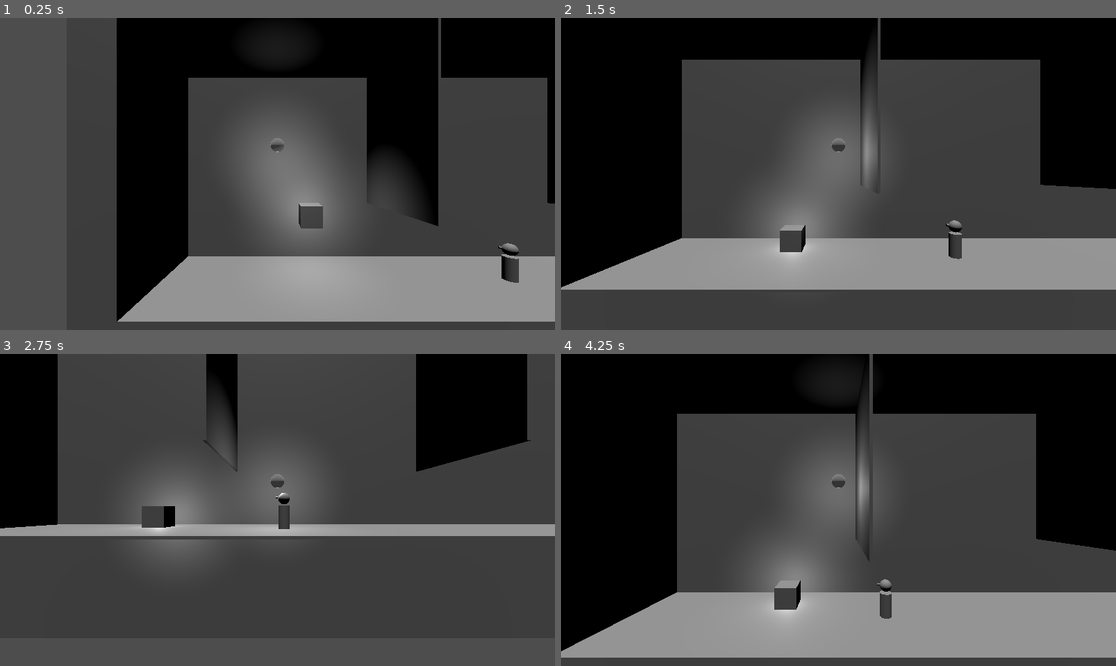
Above: before the commit, frames 1-4 (two rows, left to right).
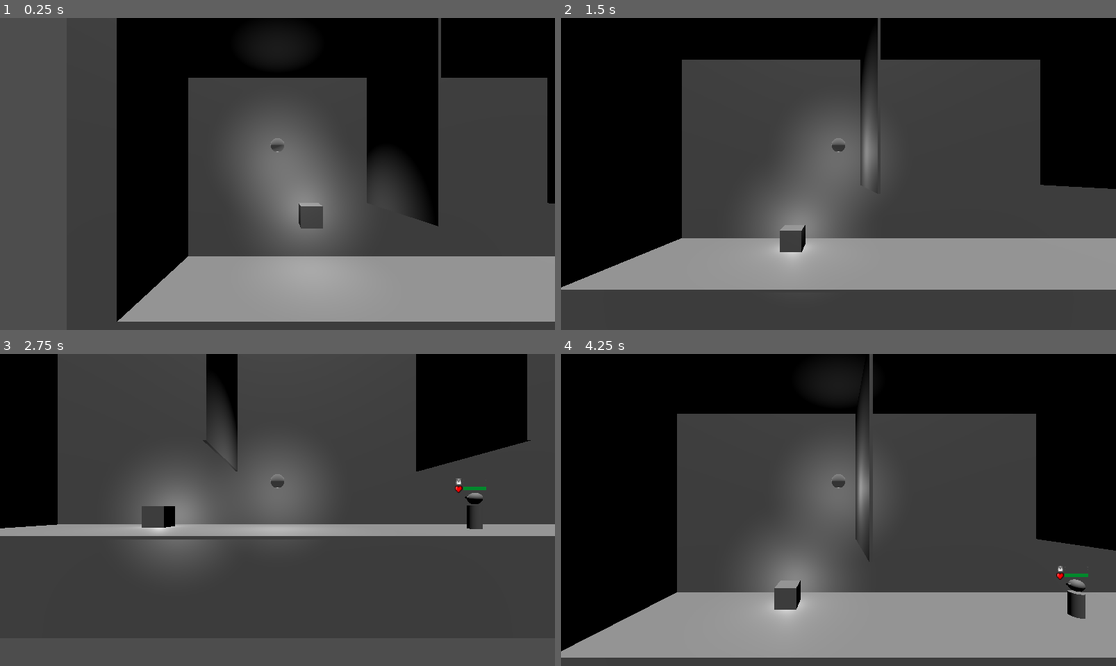
Above: after the commit, the same moments.

Repository: abruce1711/ghost_game_prototype_godot
Game: Godot game, scene res://main.tscn
Two runs of this game, one before a commit and one after it. Both use one fixed random seed, a clock stepped at 60 frames per second and the inputs below.
Inputs (mouse positions are in pixels of both pictures, inside the frame that each line leads up to):
- Up to frame 1 (0.25 s): no input
- Up to frame 2 (1.5 s): move the mouse to (960, 158) at 0.52 s; press the mouse at (960, 158) at 0.53 s; hold D (right) 0.53-1.28 s; move the mouse to (727, 189) at 1.27 s; release the mouse at (727, 189) at 1.28 s; hold S (down) from 1.28 s (still down); click (727, 189) at 1.35 s
- Up to frame 3 (2.75 s): move the mouse to (333, 441) at 2.02 s; release S (down) at 2.03 s; press the mouse at (333, 441) at 2.03 s; hold D (right) from 2.03 s (still down)
- Up to frame 4 (4.25 s): move the mouse to (810, 572) at 2.77 s; release D (right) at 2.78 s; release the mouse at (810, 572) at 2.78 s; hold W (up) 2.78-3.53 s; click (810, 572) at 2.85 s; move the mouse to (1005, 556) at 3.52 s; press the mouse at (1005, 556) at 3.53 s; hold A (left) from 3.53 s (still down)

The runs differ from the first frame. In frame 1, 0.3% of the frame differs, in the area x 89-94%, y 72-85%; in frame 2, 0.2%; in frame 3, 0.5%; in frame 4, 0.7%, in the area x 56-95%, y 67-85%.

Commit message:
Improved scared state and added health and fear bars

Diff:
--- a/main.tscn
+++ b/main.tscn
@@ -9,6 +9,12 @@
 [ext_resource type="PackedScene" uid="uid://6f48npuiahhj" path="res://scenes/backWall.tscn" id="7_cprya"]
 [ext_resource type="PackedScene" uid="uid://c2q2qsfgcepdm" path="res://scenes/human.tscn" id="11_7376c"]
 [ext_resource type="PackedScene" uid="uid://3xmdc7bmvvb7" path="res://scenes/box.tscn" id="11_h105f"]
+
+[sub_resource type="ViewportTexture" id="ViewportTexture_ftpct"]
+viewport_path = NodePath("SubViewport")
+
+[sub_resource type="ViewportTexture" id="ViewportTexture_shj73"]
+viewport_path = NodePath("SubViewport")
 
 [node name="main" type="Node3D"]
 
@@ -121,10 +127,16 @@
 transform = Transform3D(1, 0, 0, 0, 1, 0, 0, 0, 1, 0, -4.14501, 0)
 
 [node name="Human" parent="." instance=ExtResource("11_7376c")]
-transform = Transform3D(1, 0, 0, 0, 1, 0, 0, 0, 1, 10.2638, -7.08935, 0)
+transform = Transform3D(-4.37114e-08, 0, 1, 0, 1, 0, -1, 0, -4.37114e-08, 18.4978, -7.08935, 0)
 
 [node name="Scared" parent="Human/StateMachine" index="1" node_paths=PackedStringArray("exitDoor")]
 exitDoor = NodePath("../../../Door")
+
+[node name="HealthBar" parent="Human" index="9"]
+texture = SubResource("ViewportTexture_ftpct")
+
+[node name="FearBar" parent="Human" index="10"]
+texture = SubResource("ViewportTexture_shj73")
 
 [node name="Door" parent="." instance=ExtResource("6_n03jy")]
 transform = Transform3D(1, 0, 0, 0, 1, 0, 0, 0, 1, 31.2912, -8.99283, -2.53465)
--- a/project.godot
+++ b/project.godot
@@ -55,6 +55,7 @@
 3d_physics/layer_4="objects"
 3d_physics/layer_5="humans"
 3d_physics/layer_6="exit_doors"
+3d_physics/layer_7="ghost_hitbox"
 
 [physics]
 
--- /dev/null
+++ b/scenes/flat_fear_style_box.tres
@@ -0,0 +1,4 @@
+[gd_resource type="StyleBoxFlat" format=3 uid="uid://bq34wo7s0f42x"]
+
+[resource]
+bg_color = Color(0.0588235, 0.376471, 0.74902, 1)
--- /dev/null
+++ b/scenes/flat_health_style_box.tres
@@ -0,0 +1,4 @@
+[gd_resource type="StyleBoxFlat" format=3 uid="uid://bf6aidr76cgva"]
+
+[resource]
+bg_color = Color(0, 0.533333, 0.176471, 1)
--- a/scenes/ghost.tscn
+++ b/scenes/ghost.tscn
@@ -4,30 +4,31 @@
 [ext_resource type="Script" path="res://script/Ghost.gd" id="1_qxfol"]
 [ext_resource type="Script" path="res://script/HitboxComponent.gd" id="3_31fjl"]
 
+[sub_resource type="SphereShape3D" id="SphereShape3D_c2dvp"]
+radius = 0.4
+
 [sub_resource type="SphereMesh" id="SphereMesh_jqjw6"]
 material = ExtResource("1_fedre")
 radius = 0.3
 height = 0.6
 
-[sub_resource type="SphereShape3D" id="SphereShape3D_c2dvp"]
-radius = 0.4
-
 [node name="Ghost" type="CharacterBody3D" node_paths=PackedStringArray("light", "hitBox")]
-collision_mask = 0
+collision_mask = 4
 axis_lock_linear_z = true
 script = ExtResource("1_qxfol")
 material = ExtResource("1_fedre")
 light = NodePath("OmniLight3D")
 hitBox = NodePath("Hitbox")
 
+[node name="CollisionShape3D" type="CollisionShape3D" parent="."]
+shape = SubResource("SphereShape3D_c2dvp")
+
 [node name="MeshInstance3D" type="MeshInstance3D" parent="."]
 mesh = SubResource("SphereMesh_jqjw6")
 
-[node name="CollisionShape3D" type="CollisionShape3D" parent="."]
-shape = SubResource("SphereShape3D_c2dvp")
-
 [node name="Hitbox" type="Area3D" parent="."]
-collision_mask = 16
+collision_layer = 64
+collision_mask = 20
 script = ExtResource("3_31fjl")
 
 [node name="CollisionShape3D" type="CollisionShape3D" parent="Hitbox"]
--- a/scenes/human.tscn
+++ b/scenes/human.tscn
@@ -6,6 +6,11 @@
 [ext_resource type="Script" path="res://script/StateMachine.gd" id="4_2k0ik"]
 [ext_resource type="Script" path="res://script/HumanIdleState.gd" id="5_du427"]
 [ext_resource type="Script" path="res://script/HumanScaredState.gd" id="6_5qfx3"]
+[ext_resource type="PackedScene" uid="uid://cs0odfmfb1okd" path="res://scenes/progress_bar_3d.tscn" id="7_mjg5w"]
+[ext_resource type="Texture2D" uid="uid://cgkeymjlh78e2" path="res://images/heart pixel art 32x32.png" id="8_15vcx"]
+[ext_resource type="StyleBox" uid="uid://bq34wo7s0f42x" path="res://scenes/flat_fear_style_box.tres" id="8_dg1w8"]
+[ext_resource type="StyleBox" uid="uid://bf6aidr76cgva" path="res://scenes/flat_health_style_box.tres" id="8_uoemp"]
+[ext_resource type="Texture2D" uid="uid://cpebkvnsc5fwt" path="res://images/ghostIcon.png" id="11_vvdhn"]
 
 [sub_resource type="CapsuleShape3D" id="CapsuleShape3D_ffojb"]
 radius = 0.4
@@ -36,6 +41,12 @@
 height = 0.1
 radius = 0.05
 
+[sub_resource type="ViewportTexture" id="ViewportTexture_ftpct"]
+viewport_path = NodePath("SubViewport")
+
+[sub_resource type="ViewportTexture" id="ViewportTexture_shj73"]
+viewport_path = NodePath("SubViewport")
+
 [node name="Human" type="CharacterBody3D"]
 collision_layer = 8
 collision_mask = 14
@@ -43,8 +54,9 @@
 slide_on_ceiling = false
 script = ExtResource("1_kv0x8")
 
-[node name="HealthComponent" type="Node3D" parent="."]
+[node name="HealthComponent" type="Node3D" parent="." node_paths=PackedStringArray("healthBar")]
 script = ExtResource("1_7afgr")
+healthBar = NodePath("../HealthBar")
 
 [node name="Hitbox" type="Area3D" parent="." node_paths=PackedStringArray("healthComponent")]
 collision_layer = 16
@@ -69,7 +81,7 @@
 [node name="RayCast3D" type="RayCast3D" parent="Head"]
 transform = Transform3D(1, 0, 0, 0, 1, 0, 0, 0, 1, 0, 0.0388213, -0.410589)
 target_position = Vector3(0, 0, -20)
-collision_mask = 13
+collision_mask = 76
 hit_back_faces = false
 collide_with_areas = true
 debug_shape_custom_color = Color(0.905882, 0, 0, 1)
@@ -93,18 +105,35 @@
 script = ExtResource("4_2k0ik")
 initialState = NodePath("Idle")
 
-[node name="Idle" type="Node" parent="StateMachine" node_paths=PackedStringArray("human", "rayCast")]
+[node name="Idle" type="Node" parent="StateMachine" node_paths=PackedStringArray("human", "rayCast", "fearBar")]
 script = ExtResource("5_du427")
 human = NodePath("../..")
 rayCast = NodePath("../../Head/RayCast3D")
+fearBar = NodePath("../../FearBar")
 
-[node name="Scared" type="Node" parent="StateMachine" node_paths=PackedStringArray("text", "human")]
+[node name="Scared" type="Node" parent="StateMachine" node_paths=PackedStringArray("human")]
 script = ExtResource("6_5qfx3")
-text = NodePath("../../Label3D")
 human = NodePath("../..")
 
-[node name="Label3D" type="Label3D" parent="."]
-transform = Transform3D(1, 0, 0, 0, 1, 0, 0, 0, 1, 0, 1.30702, 0)
+[node name="HealthBar" parent="." instance=ExtResource("7_mjg5w")]
+transform = Transform3D(1, 0, 0, 0, 1, 0, 0, 0, 1, 0, 1.24372, 0)
+texture = SubResource("ViewportTexture_ftpct")
+styleBox = ExtResource("8_uoemp")
+
+[node name="Sprite3D" type="Sprite3D" parent="HealthBar"]
+transform = Transform3D(1, 0, 0, 0, 1, 0, 0, 0, 1, 0, -0.0519953, 0)
+offset = Vector2(-70, 0)
 billboard = 1
-font_size = 45
-outline_size = 8
+texture = ExtResource("8_15vcx")
+
+[node name="FearBar" parent="." instance=ExtResource("7_mjg5w")]
+transform = Transform3D(1, 0, 0, 0, 1, 0, 0, 0, 1, 0, 1.52667, 0)
+texture = SubResource("ViewportTexture_shj73")
+initialValue = 0.0
+styleBox = ExtResource("8_dg1w8")
+
+[node name="Sprite3D" type="Sprite3D" parent="FearBar"]
+offset = Vector2(-350, 0)
+pixel_size = 0.002
+billboard = 1
+texture = ExtResource("11_vvdhn")
--- /dev/null
+++ b/scenes/progress_bar_2d.tscn
@@ -0,0 +1,11 @@
+[gd_scene load_steps=2 format=3 uid="uid://dgg14wff7ache"]
+
+[sub_resource type="StyleBoxFlat" id="StyleBoxFlat_frq1q"]
+bg_color = Color(1, 0, 0, 1)
+
+[node name="ProgressBar" type="ProgressBar"]
+offset_right = 100.0
+offset_bottom = 15.0
+theme_override_styles/fill = SubResource("StyleBoxFlat_frq1q")
+value = 100.0
+show_percentage = false
--- /dev/null
+++ b/scenes/progress_bar_3d.tscn
@@ -0,0 +1,25 @@
+[gd_scene load_steps=4 format=3 uid="uid://cs0odfmfb1okd"]
+
+[ext_resource type="Script" path="res://script/ProgressBar3D.gd" id="1_2uc0x"]
+
+[sub_resource type="ViewportTexture" id="ViewportTexture_axep4"]
+viewport_path = NodePath("SubViewport")
+
+[sub_resource type="StyleBoxFlat" id="StyleBoxFlat_31b42"]
+bg_color = Color(1, 0, 0, 1)
+
+[node name="ProgressBar3D" type="Sprite3D" node_paths=PackedStringArray("bar")]
+billboard = 1
+texture = SubResource("ViewportTexture_axep4")
+script = ExtResource("1_2uc0x")
+bar = NodePath("SubViewport/ProgressBar")
+
+[node name="SubViewport" type="SubViewport" parent="."]
+size = Vector2i(100, 15)
+
+[node name="ProgressBar" type="ProgressBar" parent="SubViewport"]
+offset_right = 100.0
+offset_bottom = 15.0
+theme_override_styles/fill = SubResource("StyleBoxFlat_31b42")
+value = 100.0
+show_percentage = false
--- a/script/Ghost.gd
+++ b/script/Ghost.gd
@@ -7,7 +7,7 @@
 
 var isVisible = false
 
-func _physics_process(delta):
+func _physics_process(_delta):
 	# Get the input direction and handle the movement/deceleration.
 	# As good practice, you should replace UI actions with custom gameplay actions.
 	var input_dir = Input.get_vector("left", "right", "down", "up")
@@ -26,11 +26,9 @@
 	material.albedo_color.a = 1
 	light.light_energy = 2
 	hitBox.isScary = true
-	#light.light_color = "red"
 
 func GhostInvisible():
 	material.transparency = BaseMaterial3D.TRANSPARENCY_ALPHA
 	material.albedo_color.a = 0.5
 	light.light_energy = 1
 	hitBox.isScary = false
-	#light.light_color = "white"
--- a/script/GrabObjectPower.gd
+++ b/script/GrabObjectPower.gd
@@ -14,6 +14,7 @@
 
 	## Check if object is stuck on wall
 	if (activated && distanceToGhost > 10 && self.get_contact_count() > 0):
+		hitbox.isScary = false
 		activated = false
 
 func _physics_process(delta):
@@ -37,14 +38,12 @@
 	light.light_energy = 1
 	grabbed = true
 	hitbox.isScary = true
-	print_debug("grabbed")
 
 func Release():
 	self.gravity_scale = 1
 	light.light_energy = 0
 	grabbed = false
 	hitbox.isScary = false
-	print_debug("released")
 
 func MoveToForeground(delta : float):
 	if self.position.z < 0:
@@ -56,5 +55,5 @@
 
 func _on_area_3d_area_entered(area):
 	if area is HitboxComponent:
-		var hitbox : HitboxComponent = area
-		hitbox.Damage(5.0)
+		var areaHitbox : HitboxComponent = area
+		areaHitbox.Damage(25)
--- a/script/HealthComponent.gd
+++ b/script/HealthComponent.gd
@@ -1,8 +1,9 @@
 extends Node3D
 class_name HealthComponent
 
-var MAX_HEALTH := 20
+var MAX_HEALTH := 100
 var health : float
+@export var healthBar : ProgressBar3D
 
 # Called when the node enters the scene tree for the first time.
 func _ready():
@@ -10,6 +11,6 @@
 
 func Damage(damage : float):
 	health -= damage
-	print_debug("Damaged, current health: %s" % health)
+	healthBar.SetValue(health)
 	if health <= 0:
 		get_parent().queue_free()
--- a/script/Human.gd
+++ b/script/Human.gd
@@ -5,7 +5,7 @@
 var gravity = ProjectSettings.get_setting("physics/3d/default_gravity")
 
 
-func _physics_process(delta):
+func _physics_process(_delta):
 	# Add the gravity.
 	if not is_on_floor():
 		velocity.y -= gravity
--- a/script/HumanIdleState.gd
+++ b/script/HumanIdleState.gd
@@ -8,6 +8,7 @@
 @export  var moveSpeed := 1.0
 @export var rayCast : RayCast3D
 @export var FEAR_JUMP := 1.0
+@export var fearBar : ProgressBar3D
 @onready var smooth_dir = human.position
 
 var moveDirection : Vector3
@@ -15,6 +16,7 @@
 var distanceToWall : float
 var fearLevel := 0.0
 var turnTimer = 0
+var fearRising := false
 
 func RandomizeWander():
 	moveDirection = Vector3(randf_range(-1, 1), 0, 0).normalized()
@@ -34,7 +36,11 @@
 		human.velocity = moveDirection * moveSpeed
 		human.rotation.y = lerp(human.rotation.y, -moveDirection.x*1.55, 0.1)
 
+	if !fearRising:
+		DecreaseFear()
+
 	if !rayCast.is_colliding():
+		fearRising = false
 		return
 
 	CheckGhostCollision()
@@ -52,19 +58,24 @@
 func CheckGhostCollision():
 	var collision = rayCast.get_collider()
 
-	if (collision is HitboxComponent
-	&& (collision as HitboxComponent).isScary):
+	if (collision is HitboxComponent &&
+	(collision as HitboxComponent).isScary):
 		IncreaseFear()
-	else:
-		DecreaseFear()
+	elif (fearRising):
+		fearRising = false
 
 func IncreaseFear():
 	if fearLevel >= MAX_FEAR:
 		Transitioned.emit(self, "scared")
 		return
 
+	if !fearRising:
+		fearRising = true
+
 	fearLevel += FEAR_JUMP
+	fearBar.SetValue(fearLevel)
 
 func DecreaseFear():
 	if fearLevel > MIN_FEAR && fearLevel < MAX_FEAR:
 		fearLevel -= FEAR_JUMP/2
+		fearBar.SetValue(fearLevel)
--- a/script/HumanScaredState.gd
+++ b/script/HumanScaredState.gd
@@ -7,7 +7,9 @@
 var moveDirection : Vector3
 
 func Enter():
-	text.text = "ahhh !!!"
+	if text:
+		text.text = "ahhh !!!"
+
 	moveDirection = (exitDoor.global_position - human.global_position).normalized()
 	human.axis_lock_linear_z = false
 
--- a/script/Power.gd
+++ b/script/Power.gd
@@ -9,7 +9,7 @@
 
 @onready var ghost : Ghost = get_parent().get_node("Ghost")
 
-func Process(delta : float):
+func Process(_delta : float):
 	mousePos = MousePosition()
 	distanceToMouse = self.global_position.distance_to(mousePos)
 	distanceToGhost = self.global_position.distance_to(ghost.global_position)
@@ -17,21 +17,19 @@
 func _input(event):
 	if (event.is_action_pressed("power") && distanceToGhost < 5 && distanceToMouse < 1 && !activated):
 		activated = true
-		ghost.GhostVisible()
 	elif (event.is_action_pressed("power") && activated):
 		activated = false
-		ghost.GhostInvisible()
 
 func MousePosition():
-	var mousePos = get_viewport().get_mouse_position()
+	var mousePosition = get_viewport().get_mouse_position()
 	var spaceState = get_world_3d().direct_space_state
 	var camera = get_tree().root.get_camera_3d()
-	var rayOrigin = camera.project_ray_origin(mousePos)
-	var rayEnd = rayOrigin + camera.project_ray_normal(mousePos) * 2000
+	var rayOrigin = camera.project_ray_origin(mousePosition)
+	var rayEnd = rayOrigin + camera.project_ray_normal(mousePosition) * 2000
 	var query = PhysicsRayQueryParameters3D.create(rayOrigin, rayEnd)
 	var rayArray = spaceState.intersect_ray(query)
 	if (rayArray.has("position")):
-		var position = rayArray["position"]
-		position.z = -1
-		return position
+		var responsePosition = rayArray["position"]
+		responsePosition.z = -1
+		return responsePosition
 	return Vector3()
--- /dev/null
+++ b/script/ProgressBar3D.gd
@@ -0,0 +1,18 @@
+extends Sprite3D
+class_name ProgressBar3D
+
+@export var bar : ProgressBar
+@export var initialValue := 100.0
+@export var styleBox : StyleBoxFlat
+
+# Called when the node enters the scene tree for the first time.
+func _ready():
+	texture = $SubViewport.get_texture()
+	SetValue(initialValue)
+	SetStyleBox(styleBox)
+
+func SetStyleBox(sb):
+	bar.add_theme_stylebox_override("fill", sb)
+
+func SetValue(health : float):
+	bar.value  = health
Binary file added: images/ghostIcon.png
Not shown, added: images/ghostIcon.png.import
Binary file added: images/heart pixel art 16x16.png
Not shown, added: images/heart pixel art 16x16.png.import
Binary file added: images/heart pixel art 32x32.png
Not shown, added: images/heart pixel art 32x32.png.import
Not shown: 1 places in main.tscn that only renumber resources
Not shown: 1 places in scenes/human.tscn that only renumber resources
